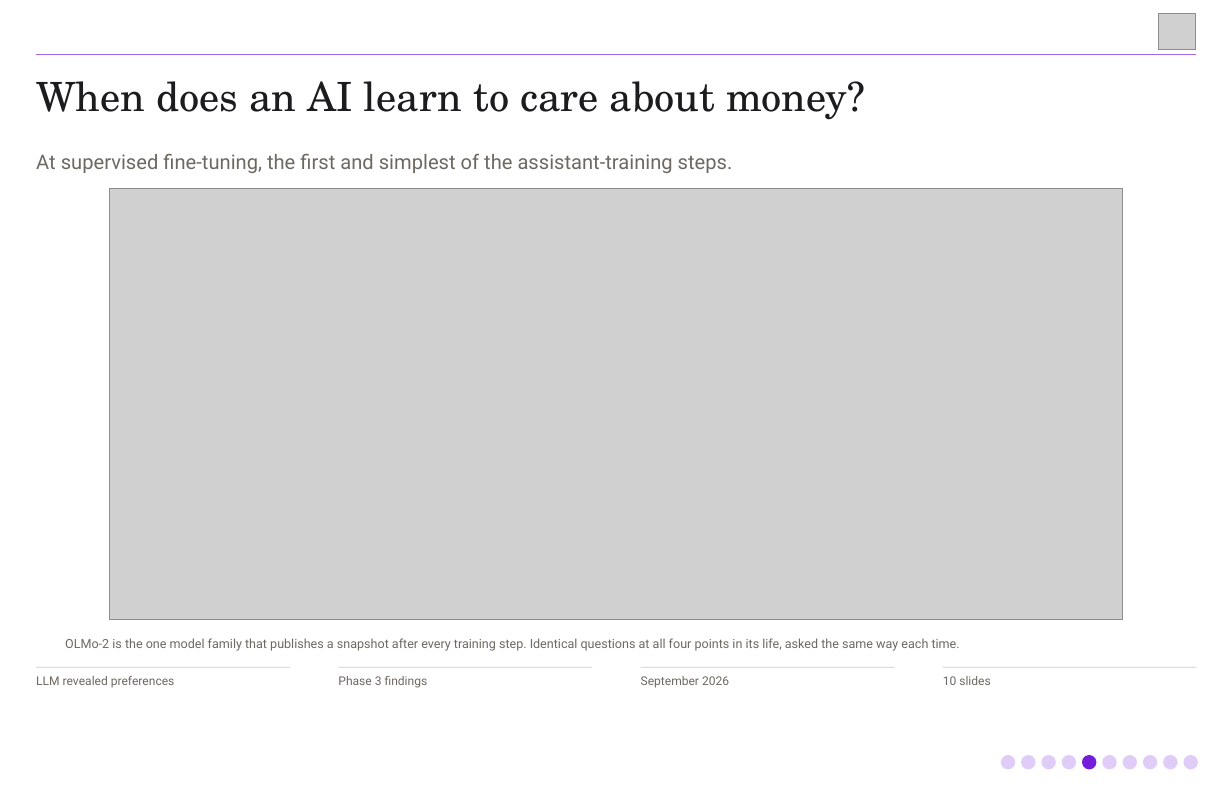
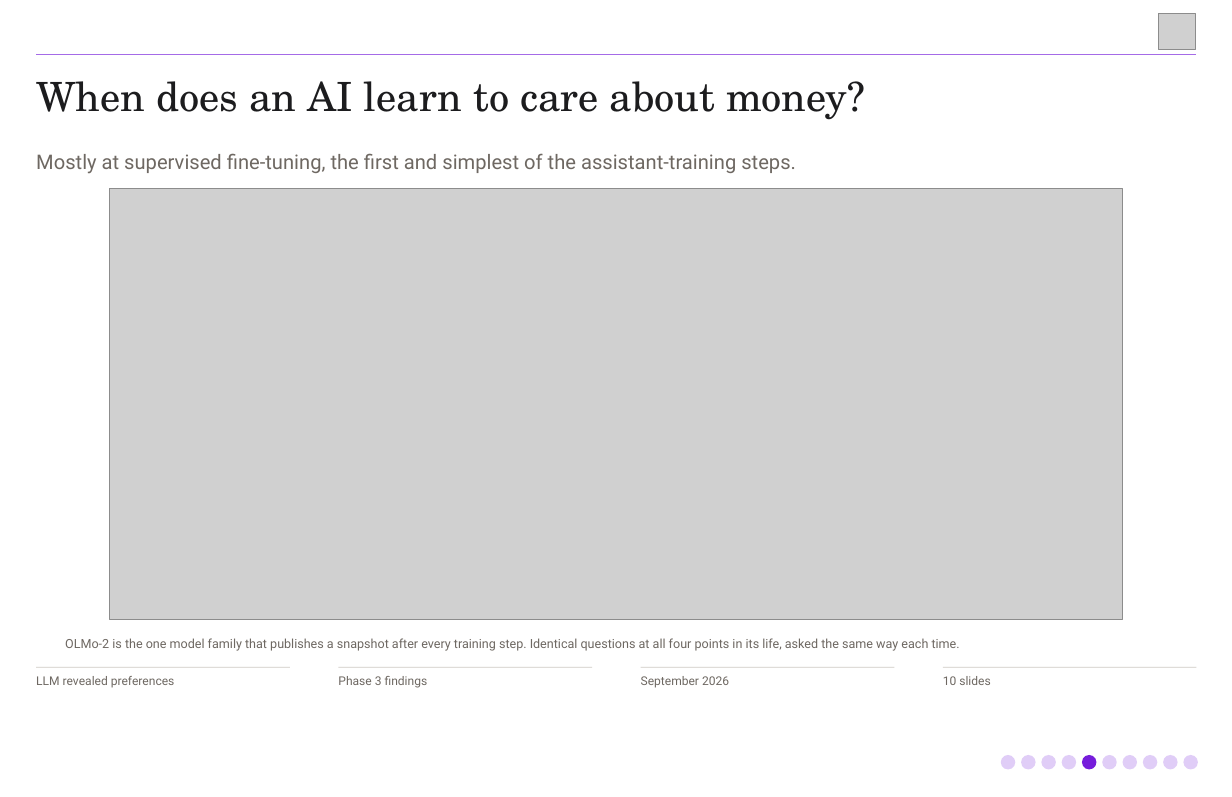
Before and after one commit to jblakeslee89/llm-revealed-preferences, a slide deck: slide 5 of briefings/phase3-findings-10min.pptx. Drawn at 1232x797 pixels with LibreOffice and Linux fonts; fonts in the diff are those of the drawing; grey boxes stand for pictures. Boxes give left, top, right and bottom in pixels: in the first picture for what was removed or moved away, otherwise in the second. Text is boxed around its words. In the diff, an @@ line names an element or a change of style, - is before the commit and + after.

```diff
--- a/briefings/phase3-findings-10min.pptx
+++ b/briefings/phase3-findings-10min.pptx
@@ text at [36,153,796,173]: text changed @@
-At supervised fine-tuning, the first and simplest of the assistant-training steps.
+Mostly at supervised fine-tuning, the first and simplest of the assistant-training steps.
```
Also in this commit, not shown: 3 other slides changed, 2 other files.
